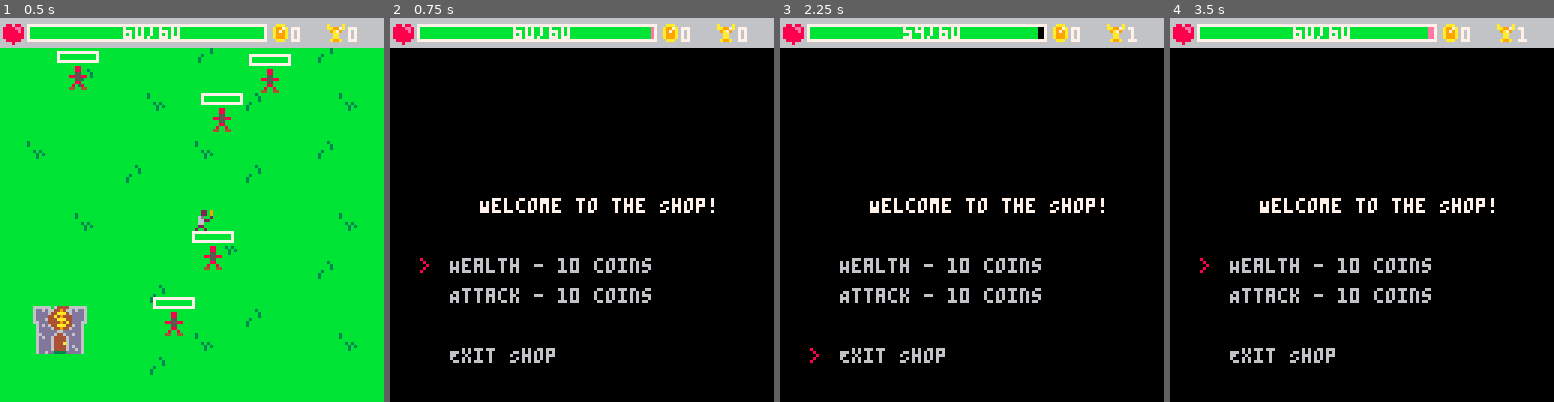
Above: before the commit, frames 1-4 (left to right).
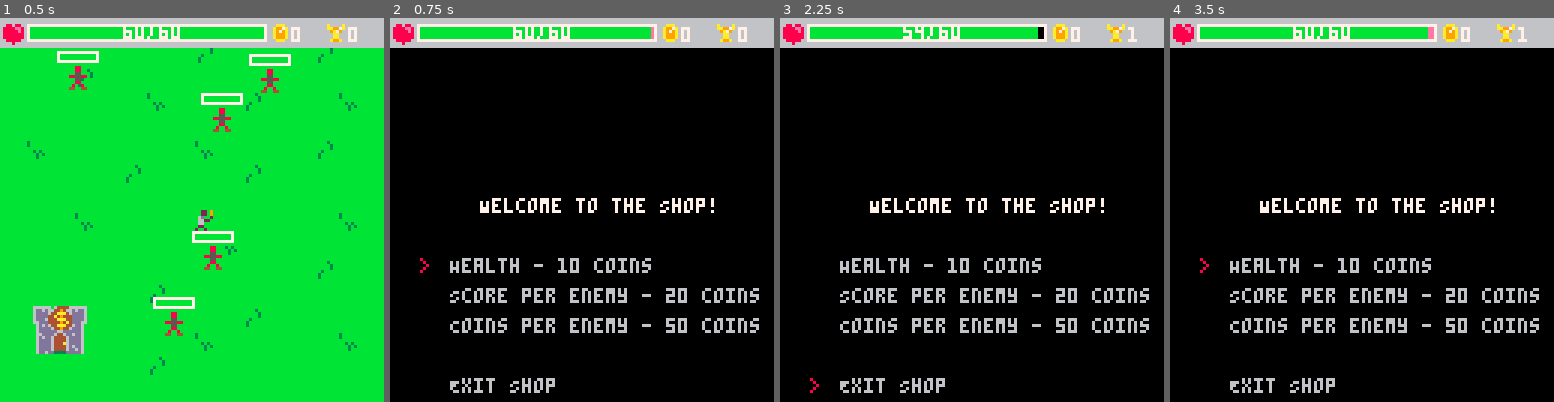
Above: after the commit, the same moments.

Repository: PancakedRivet/last-minute-hero
Game: PICO-8 cartridge last-minute-hero.p8
Same seed, same stepped clock (60 frames per second), same inputs: the game is played once before the commit and once after it.
Inputs:
- Up to frame 1 (0.5 s): tap X (X key) at 0.33 s
- Up to frame 2 (0.75 s): tap O (Z key) at 0.7 s
- Up to frame 3 (2.25 s): tap X (X key) at 1.07, 1.85 s; hold Right 1.6-2.1 s; tap O (Z key) at 1.7, 2.1 s; hold Up from 2.15 s (still down)
- Up to frame 4 (3.5 s): release Up at 2.42 s; hold Right 2.47-3.03 s; tap O (Z key) at 2.5, 2.9, 3.3 s; tap X (X key) at 2.97 s; hold Left from 3.08 s (still down)

Frame 1 is identical in both runs. In frame 2, 3.2% of the frame differs, in the area x 15-97%, y 70-98%; in frame 3, 3.3%, in the area x 7-97%, y 70-98%; in frame 4, 3.2%.

Commit message:
Using colours as constants and updating some shop logic

Diff:
--- a/main.lua
+++ b/main.lua
@@ -9,11 +9,13 @@
     coins = {}
     shop_item_names = {
         health_item_name = "Health",
-        attack_item_name = "Attack"
+        score_item_name = "Score per enemy",
+        money_item_name = "Coins per enemy"
     }
     shop_items = {
         {name=shop_item_names.health_item_name, cost=10, sprite=game_sprites.health, health_restore=5},
-        {name=shop_item_names.attack_item_name, cost=10, sprite=game_sprites.attack}
+        {name=shop_item_names.score_item_name, cost=20, sprite=game_sprites.score, score_increase=100},
+        {name=shop_item_names.money_item_name, cost=50, sprite=game_sprites.coin, coins_increase=5}
     }
     shop_selected_index = 1
 end
--- a/scripts/game.lua
+++ b/scripts/game.lua
@@ -12,7 +12,32 @@
     score = 19
 }
 
+colours ={
+    black = 0,
+    dark_blue = 1,
+    dark_purple = 2,
+    dark_green = 3,
+    brown = 4,
+    dark_grey = 5,
+    light_grey = 6,
+    white = 7,
+    red = 8,
+    orange = 9,
+    yellow = 10,
+    green = 11,
+    blue = 12,
+    indigo = 13,
+    pink = 14,
+    peach = 15
+}
+
 function new_game()
     player = new_player()
     game_state = game_states.playing
 end
+
+function draw_coins()
+    for coin in all(coins) do
+        spr(coin.sp, coin.x, coin.y)
+    end
+end
--- a/scripts/states/playing.lua
+++ b/scripts/states/playing.lua
@@ -25,7 +25,5 @@
     draw_player(player)
     draw_ui(player)
     draw_enemies(enemies)
-    for coin in all(coins) do
-        spr(coin.sp, coin.x, coin.y)
-    end
+    draw_coins()
 end
--- a/scripts/states/shop.lua
+++ b/scripts/states/shop.lua
@@ -25,6 +25,22 @@
     if btnp(🅾️) and shop_selected_index == get_shop_exit_index() then
         game_state = game_states.playing
     end
+
+    -- TODO implement shop item effects
+    -- Player selects a shop item
+    if btnp(🅾️) and shop_selected_index <= #shop_items then
+        local selected_item = shop_items[shop_selected_index]
+        if player.coins >= selected_item.cost then
+            player.coins -= selected_item.cost
+            if selected_item.name == shop_item_names.health_item_name then
+                player.health = min(player.health + selected_item.health_restore, player.max_health)
+            elseif selected_item.name == shop_item_names.score_item_name then
+                player.score += selected_item.score_increase
+            elseif selected_item.name == shop_item_names.money_item_name then
+                player.coins += selected_item.coins_increase
+            end
+        end
+    end
 end
 
 function draw_shop()
@@ -38,19 +54,19 @@
     local line_height = 10
     local exit_index = get_shop_exit_index()
     for item in all(shop_items) do
-        print(item.name .. " - " .. item.cost .. " coins", _display_x_start, _display_y_start + (line_height * index), 6)
+        print(item.name .. " - " .. item.cost .. " coins", _display_x_start, _display_y_start + (line_height * index), colours.light_grey)
         --TODO Use a coin sprite instead of text
-        --print("=" .. item.cost .. " coins", _display_x_start, _display_y_start + (line_height * index), 6)
+        -- print("=" .. item.cost .. " coins", _display_x_start, _display_y_start + (line_height * index), 6)
         --spr(item.sprite, _display_x_start, _display_y_start + (line_height * index) + _sprite_y_offset)
         if index == shop_selected_index then
-            print(">", _cursor_x, _display_y_start + (line_height * index), 8)
+            print(">", _cursor_x, _display_y_start + (line_height * index), colours.red)
         end
         index += 1
     end
     -- Exit option with an empty line to separate it from the items
-    print("Exit Shop", _display_x_start, _display_y_start + (line_height * exit_index + line_height), 6)
+    print("Exit Shop", _display_x_start, _display_y_start + (line_height * exit_index + line_height), colours.light_grey)
     if exit_index == shop_selected_index then
-        print(">", _cursor_x, _display_y_start + (line_height * exit_index + line_height), 8)
+        print(">", _cursor_x, _display_y_start + (line_height * exit_index + line_height), colours.red)
     end
 
     if shop_selected_index <= #shop_items and shop_items[shop_selected_index].name == shop_item_names.health_item_name then
--- a/scripts/ui.lua
+++ b/scripts/ui.lua
@@ -17,11 +17,11 @@
 local function get_bar_colour(_current, _max)
     local ratio = _current / _max
     if ratio < 0.2 then
-        return 8 -- Red
+        return colours.red
     elseif ratio < 0.5 then
-        return 10 -- Yellow
+        return colours.yellow
     else
-        return 11 -- Green
+        return colours.green
     end
 end
 
@@ -30,14 +30,14 @@
         _current_hp .. "/" .. _max_hp,
         ui_pos.hp_bar.x0 + ((ui_pos.hp_bar.x1 - ui_pos.hp_bar.x0) / 2) - (6 * #tostr(_max_hp) / 2),
         ui_pos.hp_bar.y0,
-        7
+        colours.white
     )
 end
 
 -- The main UI with health, coins and score
 function draw_ui(_player)
     -- UI Background
-    rectfill(ui_pos.background.x0, ui_pos.background.y0, ui_pos.background.x1, ui_pos.background.y1, 6)
+    rectfill(ui_pos.background.x0, ui_pos.background.y0, ui_pos.background.x1, ui_pos.background.y1, colours.light_grey)
     -- Health Bar UI
     draw_status_bar(_player.health, _player.max_health, ui_pos.hp_bar.x0, ui_pos.hp_bar.y0, ui_pos.hp_bar.x1, ui_pos.hp_bar.y1)
     spr(game_sprites.health, ui_pos.hp_icon.x, ui_pos.hp_icon.y)
@@ -49,10 +49,10 @@
 
     -- Coin UI
     spr(game_sprites.coin, ui_pos.coin_icon.x, ui_pos.coin_icon.y)
-    print(_player.coins, ui_pos.coin_text.x, ui_pos.coin_text.y, 7)
+    print(_player.coins, ui_pos.coin_text.x, ui_pos.coin_text.y, colours.white)
     -- Score UI
     spr(game_sprites.score, ui_pos.score_icon.x, ui_pos.score_icon.y)
-    print(_player.score, ui_pos.score_text.x, ui_pos.score_text.y, 7)
+    print(_player.score, ui_pos.score_text.x, ui_pos.score_text.y, colours.white)
 end
 
 function draw_status_bar(_current_value, _max_value, _x0, _y0, _x1, _y1)
@@ -67,7 +67,7 @@
         _y0,
         _x0 + _width + (2 * hp_bar_border_width),
         _y0 + _height + (2 * hp_bar_border_width),
-        7
+        colours.white
     )
     -- Background
     rectfill(
@@ -75,7 +75,7 @@
         _y0 + hp_bar_border_width,
         _x0 + hp_bar_border_width + _width,
         _y0 + hp_bar_border_width + _height,
-        0
+        colours.black
     )
     -- Filled part
     rectfill(
